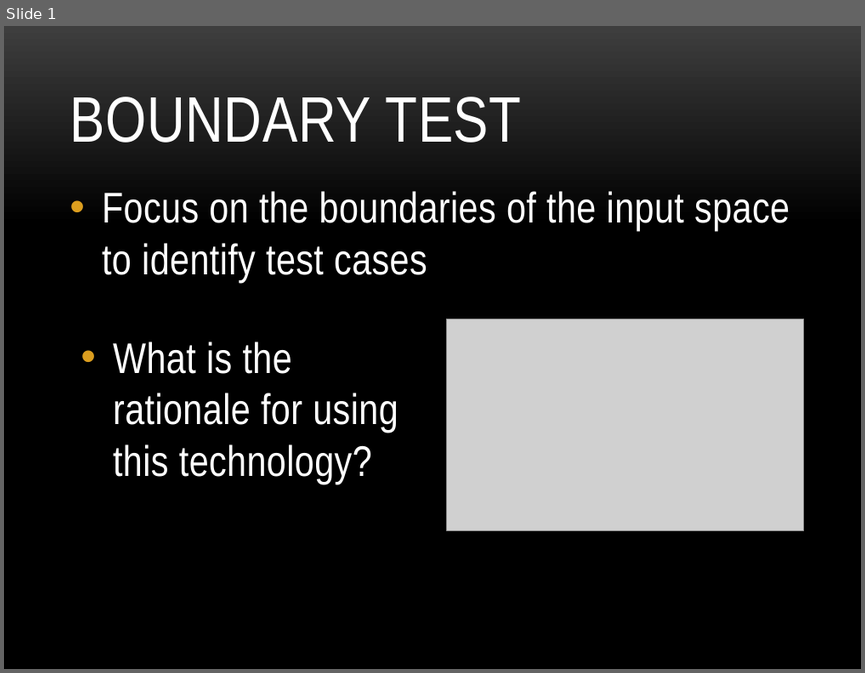
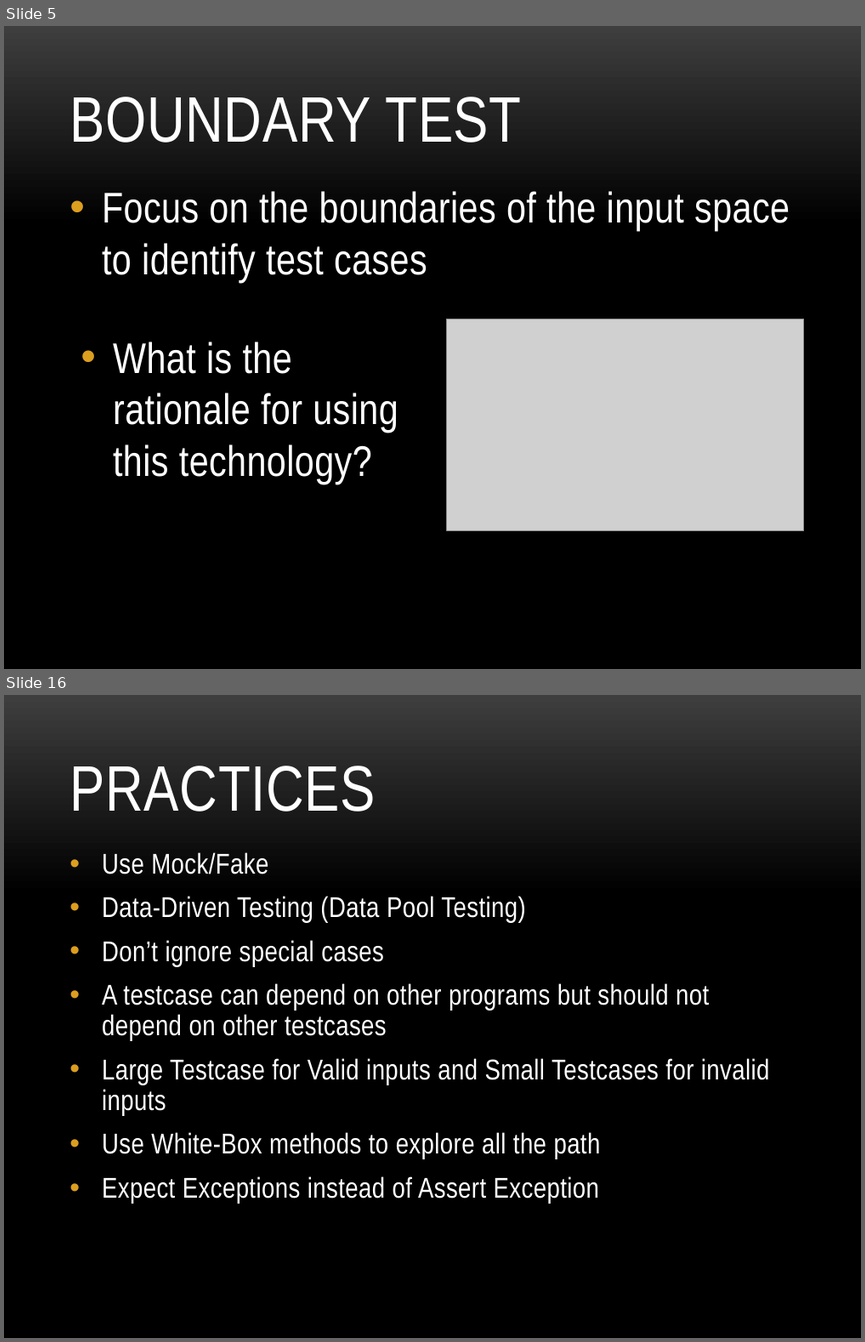
Before and after one commit to khoanguyen/UnitTestDemo, a slide deck: UnitTest.pptx. Shown one above the other, each under a label of ours: slide 1 before the commit, slides 5 and 16 after it; the slides between them are not shown. The pictures are 865x673 and 865x1342 pixels, drawn with LibreOffice and Linux fonts; fonts in the diff are those of the drawing; grey boxes stand for pictures; background and template pictures are left out. Boxes give left, top, right and bottom in pixels: in the first picture for what was removed or moved away, otherwise in the second. Text is boxed around its words. In the diff, an @@ line names an element or a change of style, - is before the commit and + after.

```diff
--- a/UnitTest.pptx
+++ b/UnitTest.pptx
@@ slide 16 added at (x1=4, y1=695, x2=861, y2=1338), background picture (left out) @@
@@ title added at (x1=69, y1=766, x2=375, y2=811), 54 pt, text #FFFFFF @@
+PRACTICES
@@ text added at (x1=102, y1=852, x2=770, y2=1202), 24 pt, text #FFFFFF @@
+• Use Mock/Fake
+• Data-Driven Testing (Data Pool Testing)
+• Don’t ignore special cases
+• A testcase can depend on other programs but should not depend on other testcases
+• Large Testcase for Valid inputs and Small Testcases for invalid inputs
+• Use White-Box methods to explore all the path
+• Expect Exceptions instead of Assert Exception
@@ what was slide 1 is now slide 5 @@
```
Also in this commit, not shown: 2 slides changed, 13 other slides added, 1 slide removed.
